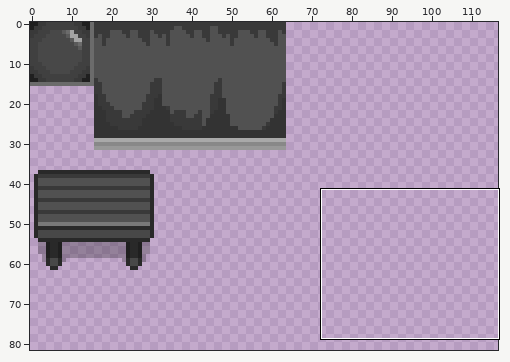
File history of a pixel-art file, Assets/Art/Background Art/Kitchen sprite sheet.aseprite. The picture above shows the old version from afar; the outline marks the close-up.
Close-up. Earlier state:
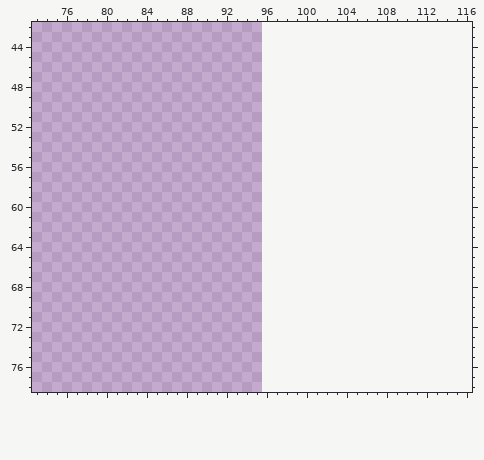
96x80 pixels, 1 frame. Colours within 5 levels of each other are drawn and written as one. Shown: x 73..116, y 42..78. The old version is drawn lined up with the new one, on the new canvas. The wide view leaves out empty margins. The commit also changed other parts of the picture, which this record leaves out.
The same view after the edit:
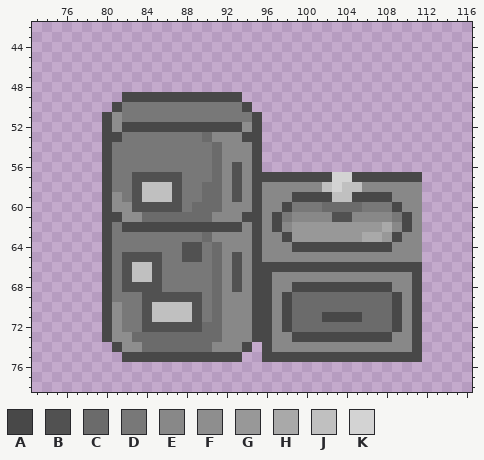
Palette (. is transparent): A #484848  B #515151  C #6b6b6b  D #787878  E #888888  F #8e8e8e  G #989898  H #a9a9a9  J #c0c0c0  K #d3d3d3
Edits made:
canvas 96x80 -> 128x96
@@ x 73..116 @@
 48 ............................................
-49 ............................................
-50 ............................................
-51 ............................................
-52 ............................................
-53 ............................................
-54 ............................................
-55 ............................................
-56 ............................................
-57 ............................................
-58 ............................................
-59 ............................................
-60 ............................................
-61 ............................................
-62 ............................................
-63 ............................................
-64 ............................................
-65 ............................................
-66 ............................................
-67 ............................................
-68 ............................................
-69 ............................................
-70 ............................................
-71 ............................................
-72 ............................................
-73 ............................................
-74 ............................................
-75 ............................................
+49 .........AAAAAAAAAAAA.......................
+50 ........ADDDDDDDDDDDDA......................
+51 .......AFDDDDDDDDDDDDDA.....................
+52 .......AFAAAAAAAAAAAAFA.....................
+53 .......AADDDDDDDDCEEEAA.....................
+54 .......ADDDDDDDDDDCEEEA.....................
+55 .......ADDDDDDDDDDCEEEA.....................
+56 .......ADDDDDDDDDDCEBEA.....................
+57 .......ADDBBBBBDDDCEBEAAAAAAAAKKAAAAAAA.....
+58 .......ADDBJJJBDDCCEBEAEEEEEEJKJJEEEEEE.....
+59 .......AFDBJJJBDDCCEBEAEEEAAAAJJAAAAEEE.....
+60 .......AFFBBBBBDCCCEEEAEEADDDCCCCDDDAEE.....
+61 .......AAFFCCCCCCCEEEAAEADEEEEBBEEEEDAE.....
+62 .......ADAAAAAAAAAAAAEAEAEGGGGGGGGGHEAE.....
+63 .......ADDDDDDDDDCEEEEAEEAGGGGGGGHHGAEE.....
+64 .......ADDDDDDDBBDCEEEAEEEAAAAAAAAAAEEE.....
+65 .......ADBBBBDDBBDCEBEAEEEEEEEEEEEEEEEE.....
+66 .......ADBJJBDDDDDCEBEAAAAAAAAAAAAAAAAA.....
+67 .......ADBJJBDDDDDCEBEAAEEEEEEEEEEEEEEA.....
+68 .......ADBBBBDDDDDCEBEAAEEAAAAAAAAAAEEA.....
+69 .......ADDDBBBBBBDCEEEAAEACCCCCCCCCCAEA.....
+70 .......AFDDBJJJJBDCEEEAAEACCCCCCCCCCAEA.....
+71 .......AFDDBJJJJBDCEEEAAEACCCAAAACCCAEA.....
+72 .......AFDDBBBBBBCCEEEAAEACCCCCCCCCCAEA.....
+73 .......AFFCCCCCCCCCEEEAAEEAAAAAAAAAAEEA.....
+74 ........AFFCCCCCCCEEEA.AEEEEEEEEEEEEEEA.....
+75 .........AAAAAAAAAAAA..AAAAAAAAAAAAAAAA.....
 76 ............................................
